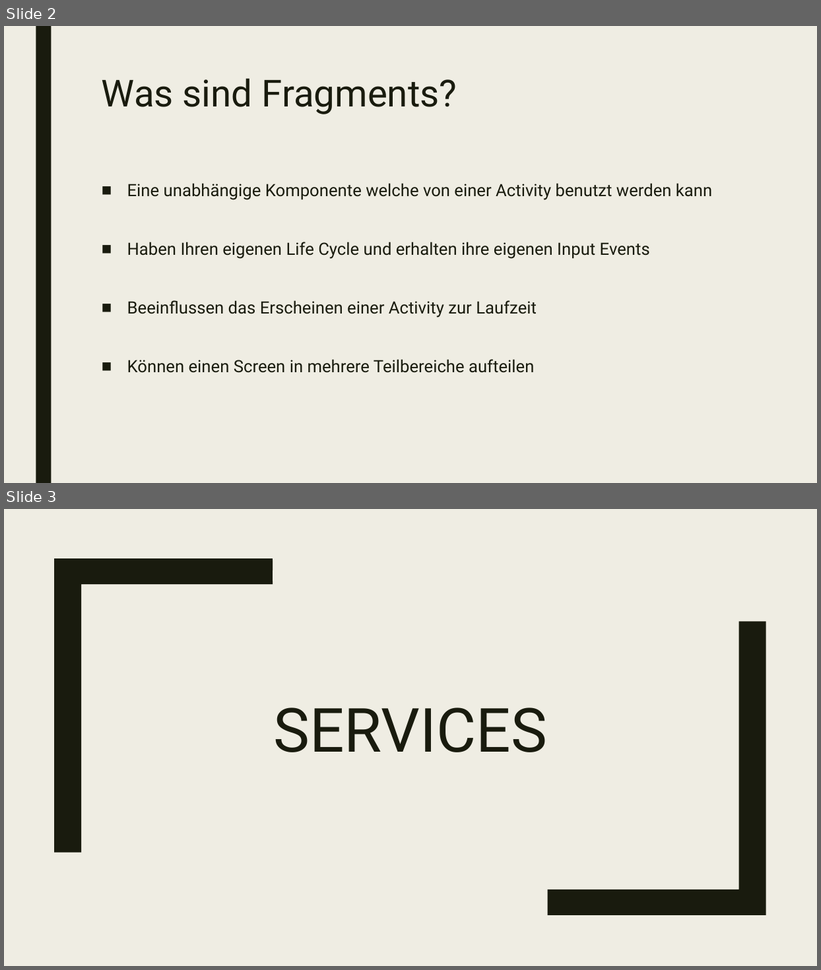
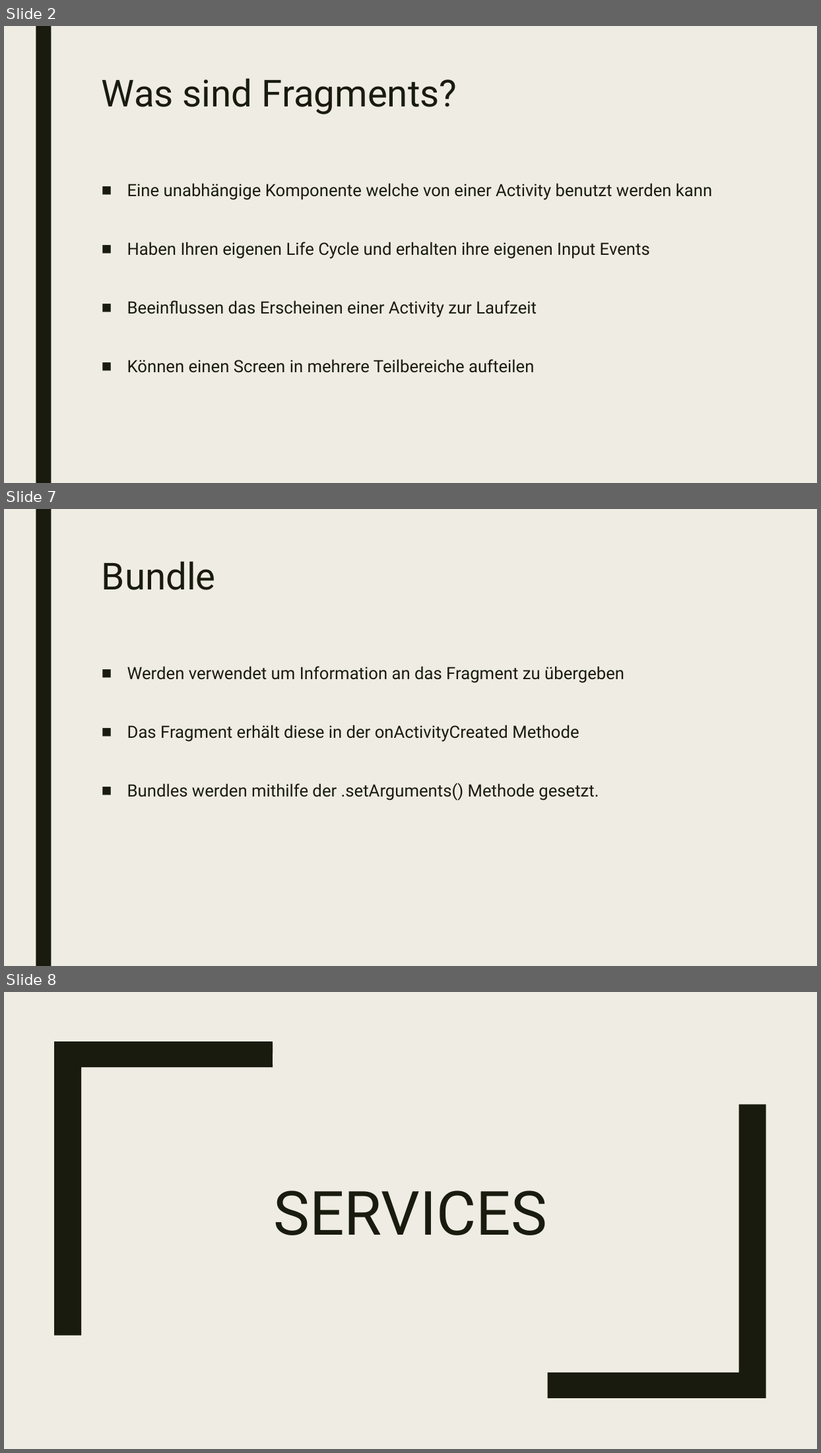
Before and after one commit to EricBuchinger/NVS_Referat, a slide deck: Fragments and Services.pptx. Shown one above the other, each under a label of ours: slides 2 and 3 before the commit, slides 2, 7 and 8 after it; the slides between them are not shown. The pictures are 821x970 and 821x1453 pixels, drawn with LibreOffice and Linux fonts; fonts in the diff are those of the drawing. Boxes give left, top, right and bottom in pixels: in the first picture for what was removed or moved away, otherwise in the second. Text is boxed around its words. In the diff, an @@ line names an element or a change of style, - is before the commit and + after.

```diff
--- a/Fragments and Services.pptx
+++ b/Fragments and Services.pptx
@@ slide 7 added at <box>4,509,817,966</box>, background #EFEDE3; not listed: 1 template element that a slide beside it also shows @@
@@ title added at <box>102,561,216,590</box>, 44 pt, text #191B0E @@
+Bundle
@@ text added at <box>127,666,624,801</box>, 20 pt, text #191B0E @@
+■ Werden verwendet um Information an das Fragment zu übergeben
+■ Das Fragment erhält diese in der onActivityCreated Methode
+■ Bundles werden mithilfe der .setArguments() Methode gesetzt.
@@ what was slide 3 is now slide 8 @@
```
Also in this commit, not shown: 1 slide changed, 4 other slides added, 1 other file.
